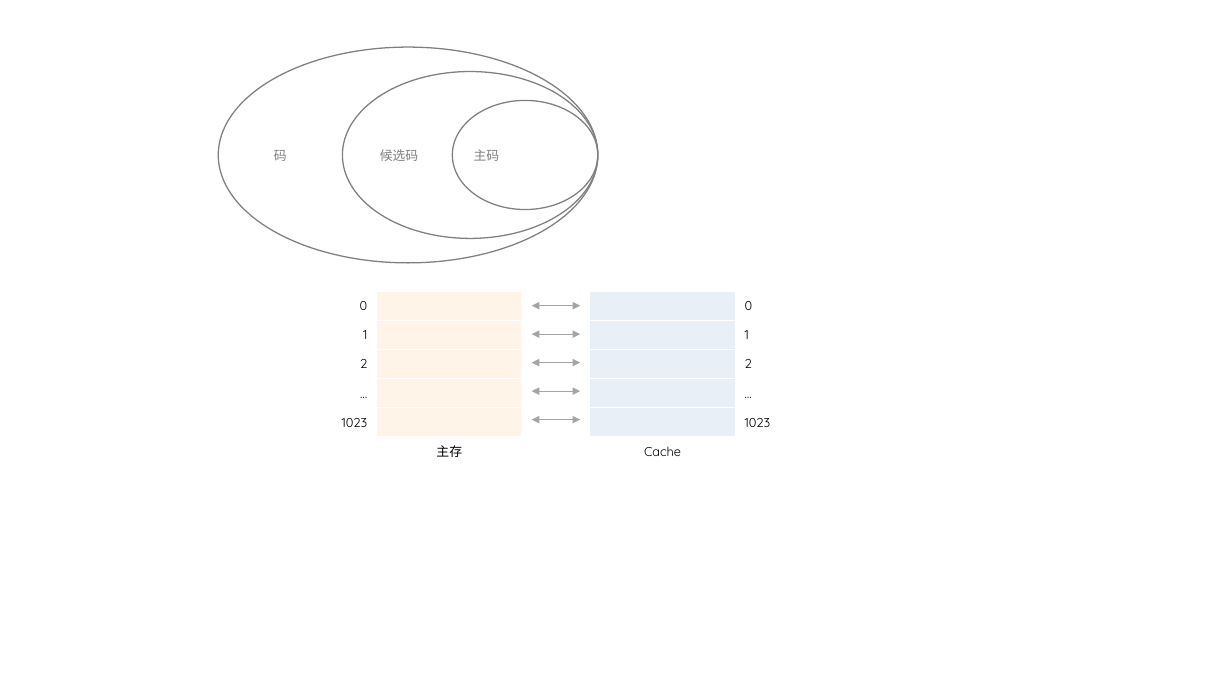
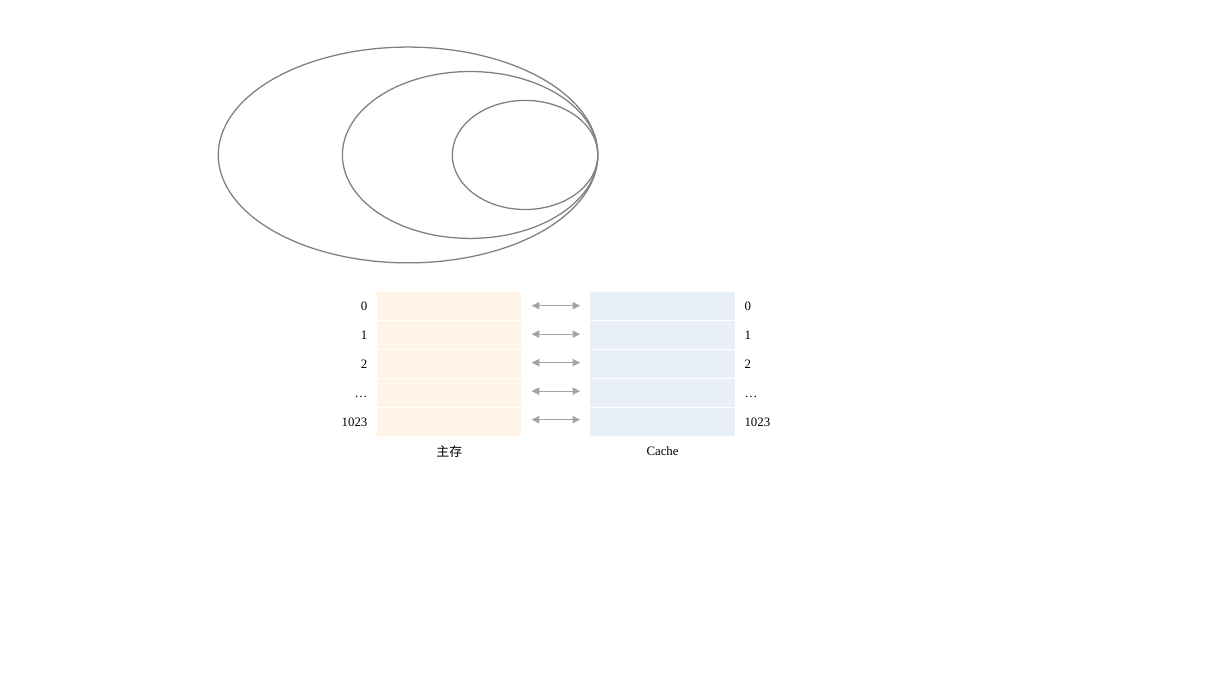
Before and after one commit to glplaman/glplaman.github.io, a slide deck: slide 19 of network/ppt/addressing.pptx. Drawn at 1232x693 pixels with LibreOffice and Linux fonts; fonts in the diff are those of the drawing. Boxes give left, top, right and bottom in pixels: in the first picture for what was removed or moved away, otherwise in the second. Text is boxed around its words. In the diff, an @@ line names an element or a change of style, - is before the commit and + after.

```diff
--- a/network/ppt/addressing.pptx
+++ b/network/ppt/addressing.pptx
@@ text in ellipse at [380, 149, 418, 161]: text removed @@
-候选码
@@ text in ellipse at [474, 149, 500, 161]: text removed @@
-主码
@@ text in ellipse at [274, 150, 287, 161]: text removed @@
-码
@@ table at [231, 291, 521, 466] @@
@@ font Quicksand to Times New Roman @@
@@ table at [590, 291, 880, 466] @@
@@ font Quicksand to Times New Roman @@
```
Also in this commit, not shown: 32 other slides changed, 15 other files.
